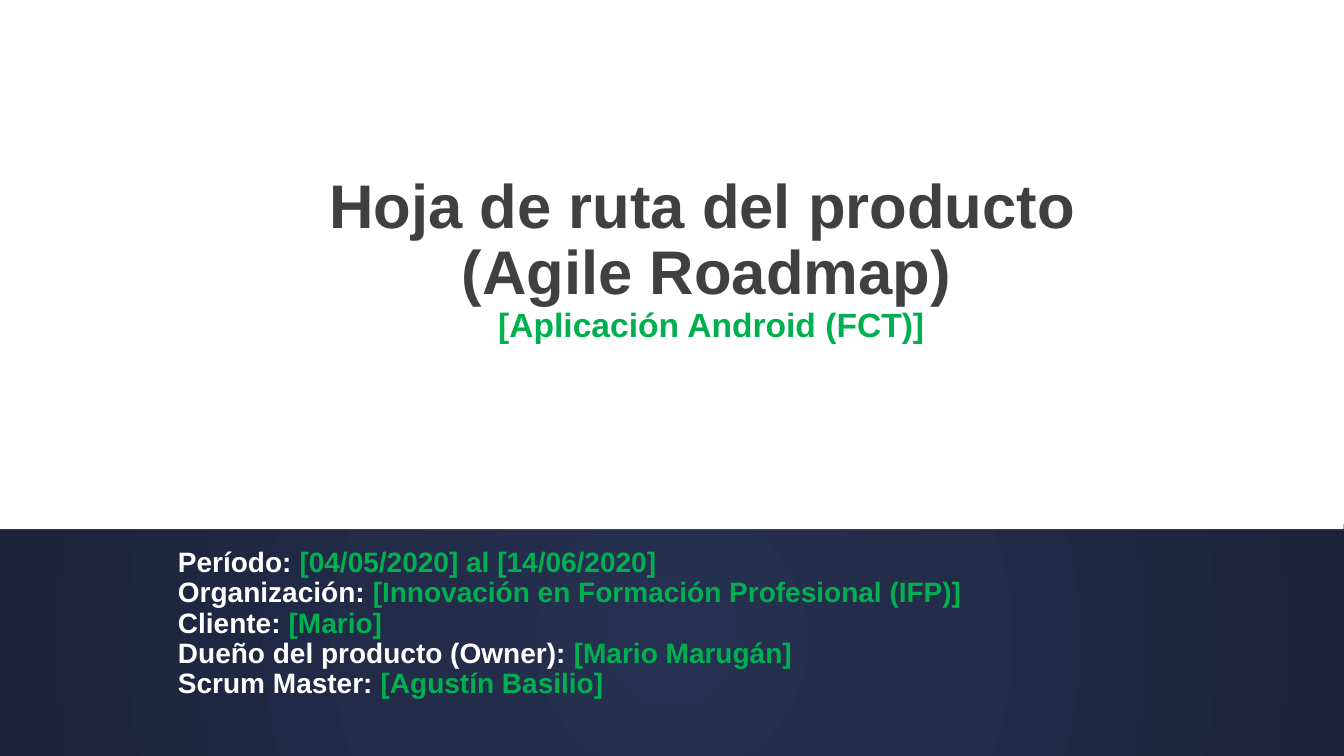
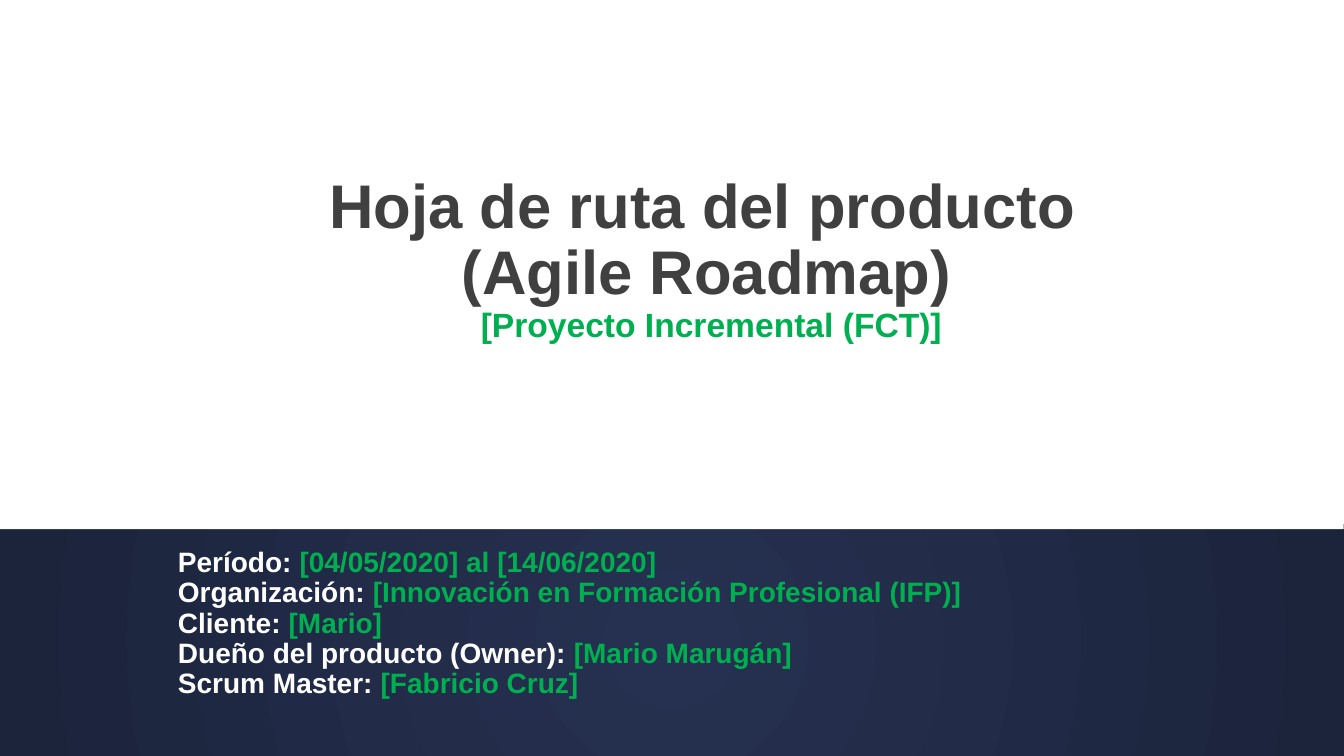
Before and after one commit to AgBasilio/FCT, a slide deck: slide 1 of SCRUM/Hoja de ruta del producto.pptx. Drawn at 1344x756 pixels with LibreOffice and Linux fonts; fonts in the diff are those of the drawing. Boxes give left, top, right and bottom in pixels: in the first picture for what was removed or moved away, otherwise in the second. Text is boxed around its words. In the diff, an @@ line names an element or a change of style, - is before the commit and + after.

Commit message:
Carpeta SCRUM actualizada

```diff
--- a/SCRUM/Hoja de ruta del producto.pptx
+++ b/SCRUM/Hoja de ruta del producto.pptx
@@ title at (329,183,1075,344): text changed @@
-Hoja de ruta del producto
-(Agile Roadmap)
-[Aplicación Android (FCT)]
+Hoja de ruta del producto
+(Agile Roadmap)
+[Proyecto Incremental (FCT)]
@@ subtitle at (178,672,579,698): text changed @@
-Scrum Master: [Agustín Basilio]
+Scrum Master: [Fabricio Cruz]
```
Also in this commit, not shown: 2 other slides changed, 2 slides added, 7 other files.
